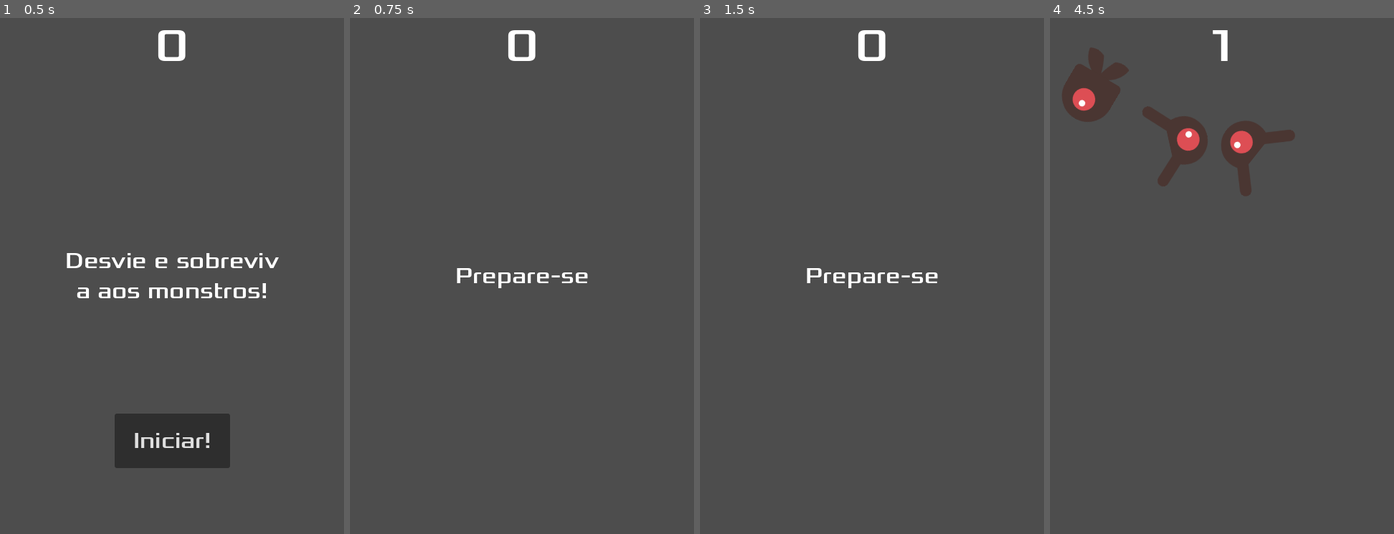
Above: before the commit, frames 1-4 (left to right).
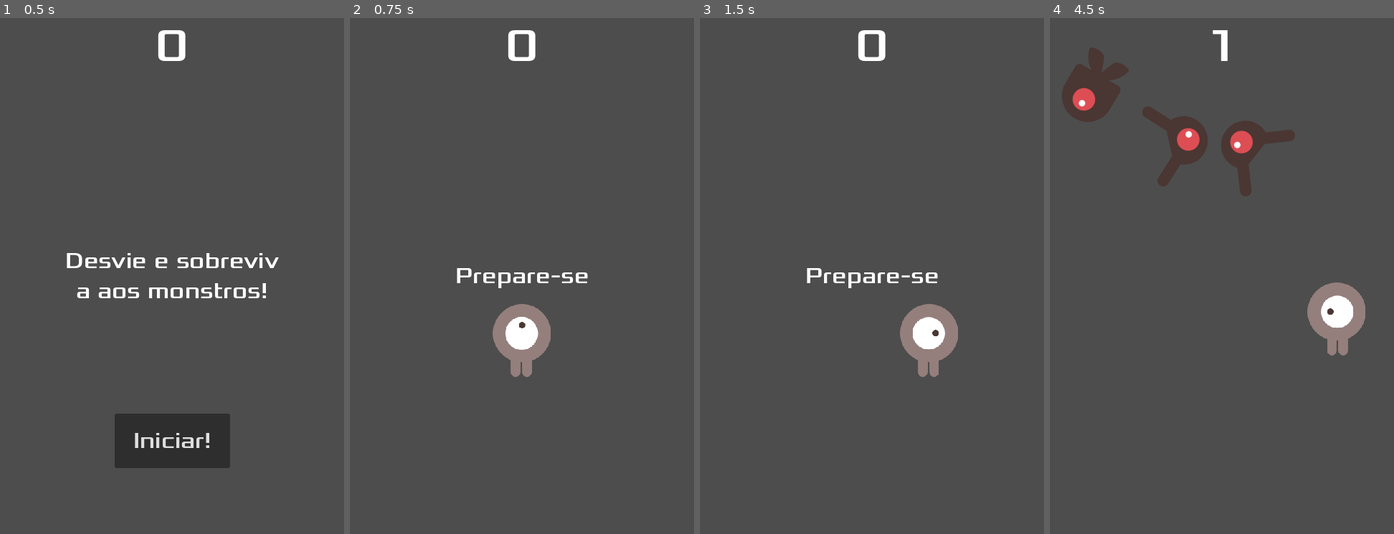
Above: after the commit, the same moments.

Repository: claramoreira/dodgetutorial
Game: Godot game, scene res://principal.tscn
Two runs of this game, one before a commit and one after it. Both use one fixed random seed, a clock stepped at 60 frames per second and the inputs below.
Inputs:
- Up to frame 1 (0.5 s): no input
- Up to frame 2 (0.75 s): click "Iniciar!" at 0.5 s
- Up to frame 3 (1.5 s): tap Enter at 1.25 s; hold Right (ui_right) from 1.28 s (still down)
- Up to frame 4 (4.5 s): release Right (ui_right) at 2.03 s; hold Down (ui_down) 2.03-2.78 s; hold Right (ui_right) 2.78-3.53 s; hold Up (ui_up) 3.53-4.28 s; hold Left (ui_left) from 4.28 s (still down)

Frame 1 is identical in both runs. In frame 2, 1.7% of the frame differs, in the area x 41-59%, y 55-70%; in frame 3, 1.7%; in frame 4, 1.7%.

Commit message:
enabling player collision

Diff:
--- a/jogador.gd
+++ b/jogador.gd
@@ -8,7 +8,6 @@
 func _ready():
 	hide()
 	screen_size = get_viewport_rect().size
-
 
 # Called every frame. 'delta' is the elapsed time since the previous frame.
 func _process(delta):
@@ -39,3 +38,14 @@
 	position += velocity * delta
 	position.x = clamp(position.x, 0, screen_size.x)
 	position.y = clamp(position.y, 0, screen_size.y)
+
+func start(pos):
+	position = pos
+	show()
+	$CollisionShape2D.disabled = false
+
+
+func _on_body_entered(body):
+	hide()
+	emit_signal("hit")
+	$CollisionShape2D.set_deferred("disabled", true)
--- a/jogador.tscn
+++ b/jogador.tscn
@@ -46,3 +46,5 @@
 
 [node name="CollisionShape2D" type="CollisionShape2D" parent="."]
 shape = SubResource("CapsuleShape2D_ivclj")
+
+[connection signal="body_entered" from="." to="." method="_on_body_entered"]
--- a/principal.gd
+++ b/principal.gd
@@ -13,11 +13,11 @@
 func game_over():
 	$pontuacaoTimer.stop()
 	$inimigoTimer.stop()
-	$HUD.exibir_gameover()
+	$HUD.exibir_game_over()
 
 func novo_jogo():
 	score = 0
-	#$Jogador.start($posicaoInicial.position)
+	$Jogador.start($posicaoInicial.position)
 	$inicioTimer.start()
 	$HUD.exibir_mensagem("Prepare-se")
 	$HUD.atualiza_score(score)
